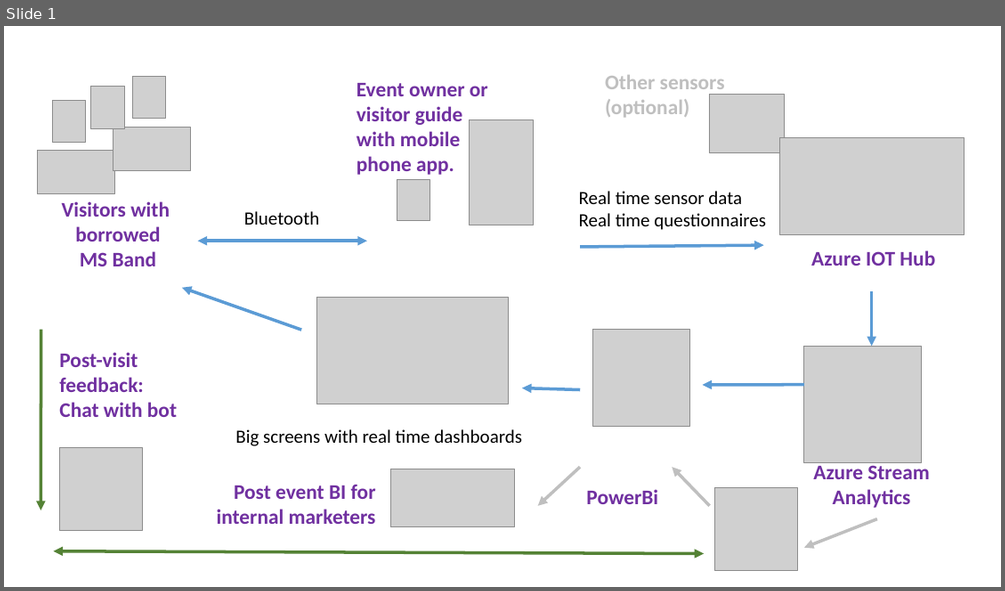
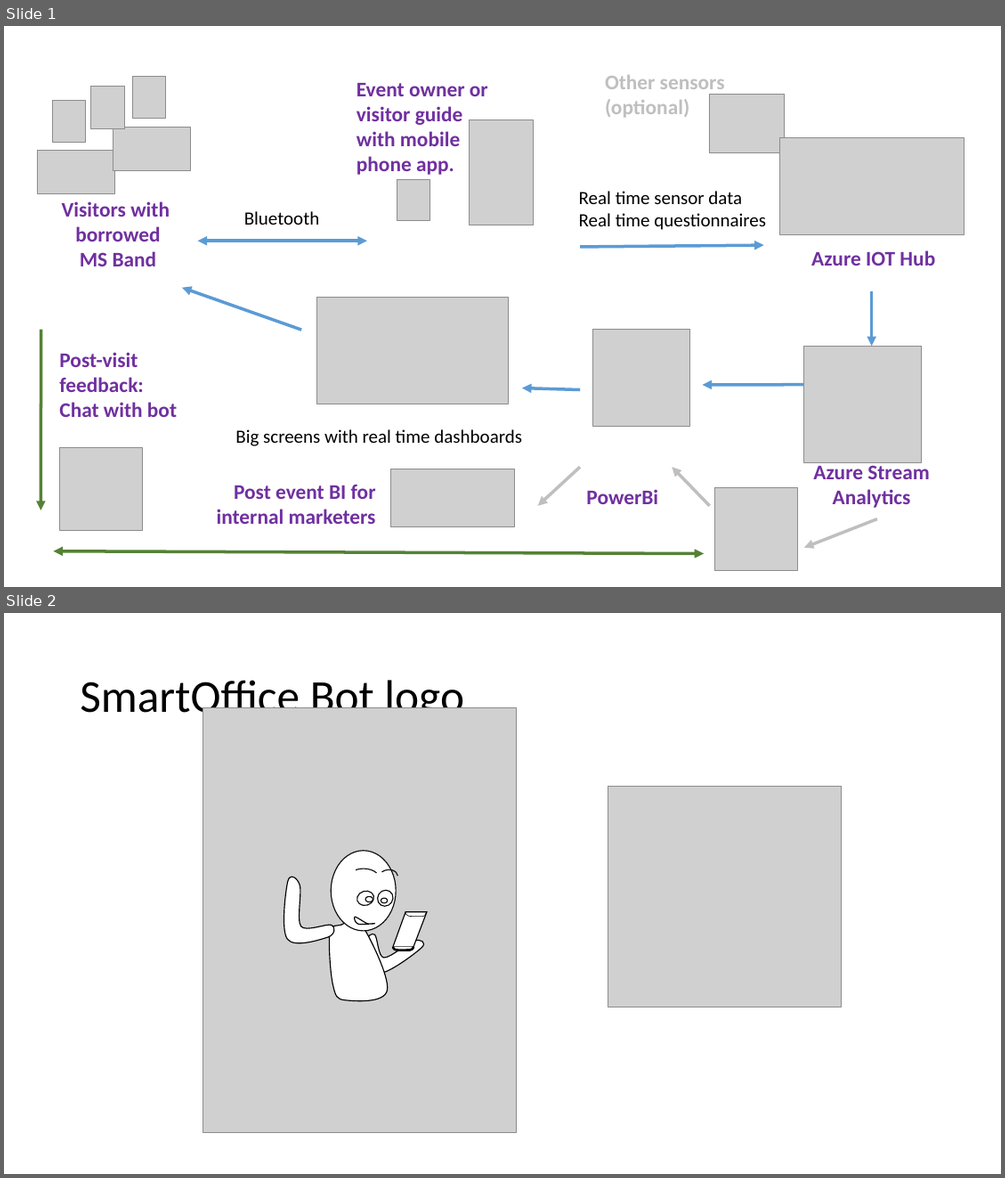
Before and after one commit to pospanet/SmartOffice, a slide deck: Documentation/GuideVisitBandBot_SmartOffice.pptx. Shown one above the other, each under a label of ours: slide 1 before the commit, slides 1 and 2 after it. The pictures are 1005x591 and 1005x1178 pixels, drawn with LibreOffice and Linux fonts; fonts in the diff are those of the drawing; grey boxes stand for pictures. Boxes give left, top, right and bottom in pixels: in the first picture for what was removed or moved away, otherwise in the second. Text is boxed around its words. In the diff, an @@ line names an element or a change of style, - is before the commit and + after.

```diff
--- a/Documentation/GuideVisitBandBot_SmartOffice.pptx
+++ b/Documentation/GuideVisitBandBot_SmartOffice.pptx
@@ slide 2 added at bbox=[4, 613, 1001, 1174], background #FFFFFF @@
@@ title added at bbox=[80, 674, 464, 722], 44 pt, text #000000 @@
+SmartOffice Bot logo
@@ picture added at bbox=[202, 708, 516, 1133] @@
@@ picture added at bbox=[608, 786, 841, 1007] @@
@@ group added at bbox=[262, 851, 427, 1009]: 7 freeform shapes, 5 ellipses, 2 arc (boxed as its full ellipse)s @@
```
Also in this commit, not shown: 2 other slides added, 1 other file.
